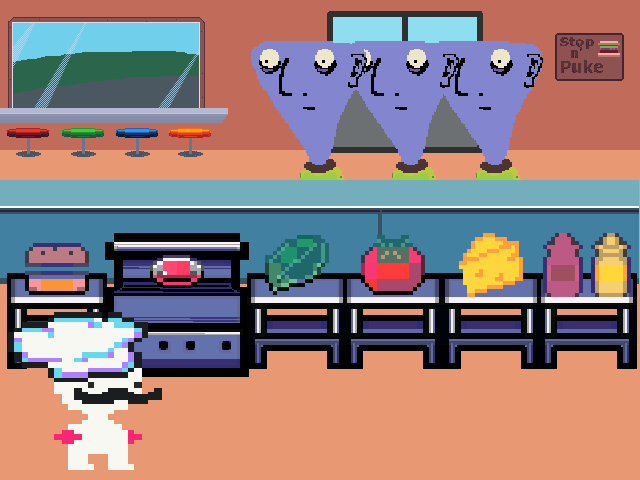
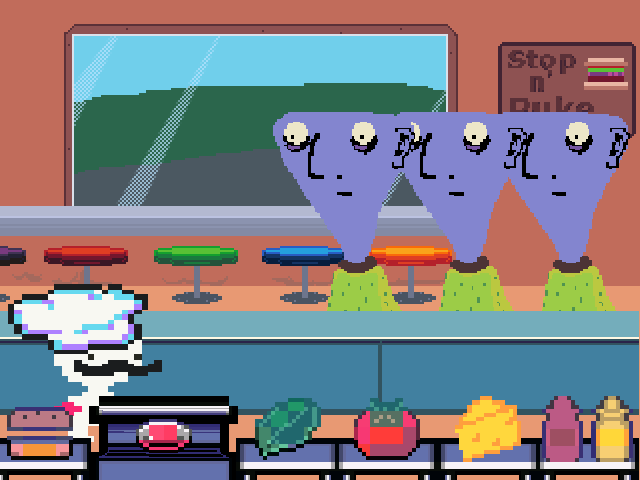
The second 640×480 image is a revision of the first. Changes to its layers:
added group "Layout_2" with 16 layers above "Layout_1" over [0, 11, 640, 480]
added layer "ingredient_counters.png" (1st of 2, in "Layout_2") in group "Layout_2" over [0, 336, 639, 480]
added layer "Chef_still.png" (1st of 2, in "Layout_2") in group "Layout_2" over [0, 228, 192, 480]
added layer "counter.png" (1st of 2, in "Layout_2") in group "Layout_2" over [0, 208, 640, 464]
added layer "customers__2.png" (1st of 2, in "Layout_2") in group "Layout_2" over [256, 44, 448, 428]
added layer "Copy of customers__2.png" (1st of 4, in "Layout_2") in group "Layout_2" over [384, 44, 576, 428]
added layer "Copy of customers__2.png" (2nd of 4, in "Layout_2") in group "Layout_2" over [448, 44, 640, 428]
added layer "Copy of Restaurant_2_bg_daytime.png" in group "Layout_2" over [0, 11, 640, 480]
added layer "daytimeBG" in group "Layout_2" over [0, 11, 640, 320]
hid group "Layout_1" (14 layers) over [0, 11, 640, 480]
painted on "ingredient_counters.png" (2nd of 2, in "Layout_1") over [0, 132, 640, 452]
painted on "counter.png" (2nd of 2, in "Layout_1") over [0, 138, 640, 330]
painted on "customers__2.png" (2nd of 2, in "Layout_1") over [192, 11, 384, 236]
painted on "Copy of customers__2.png" (3rd of 4, in "Layout_1") over [256, 11, 512, 236]
painted on "Restaurant_2_bg_daytime_window_only.png" (2nd of 2, in "Layout_1") over [0, 17, 320, 192]
painted on "Paint Layer 6" over [0, 11, 512, 192]
painted on "Paint Layer 3" (2nd of 2, in "Layout_1") over [0, 128, 640, 480]
painted on "Paint Layer 2" (2nd of 2, in "Layout_1") over [0, 11, 640, 320]
showed "Restaurant_2_bg_daytime.png", painted on it over [0, 11, 640, 480]
